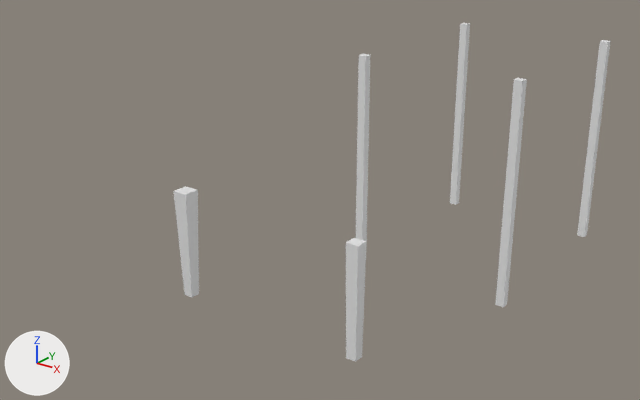
Before and after pictures for a commit that changed the Blender file IslandPrefabs/Pier.blend.
Rendered twice from a camera (50 mm lens) standing at (5.23, -5.05, 3.77) and looking at (0.43, 1.36, 0.6). Arrows for +X, +Y and +Z are at lower left; the lights stay in place.
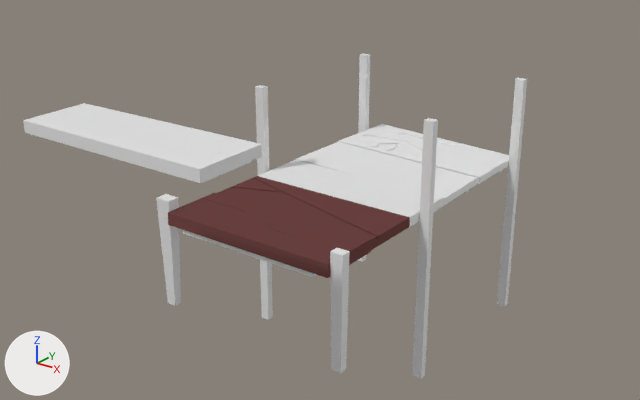
What differs and where, as boxes (x1, y1, x2, y2) in the pictures (640 x 400 px):
'Cube.010', added: after (23, 103, 262, 183)
'Cube.006', added: after (168, 193, 371, 278)
'Cube.003', moved, rescaled (18% narrower, 14% taller): before (495, 78, 527, 307); after (412, 118, 438, 379)
'Cube.007', added: after (218, 176, 410, 250)
'Cube.005', moved: before (577, 40, 611, 237); after (497, 78, 527, 306)
'Cube.009', added: after (258, 160, 444, 227)
'Cube.001', moved, rescaled: before (346, 238, 366, 362); after (330, 248, 350, 373)
'Cube.008', added: after (296, 142, 477, 205)
'Cube.011', added: after (338, 124, 509, 184)
'Cube', moved, rescaled: before (173, 186, 199, 298); after (156, 194, 181, 306)
'Cube.002', moved, rescaled: before (356, 54, 371, 244); after (255, 85, 273, 320)
'Cube.004', moved, rescaled: before (450, 23, 470, 205); after (358, 53, 370, 262)
'Plane', added: after (183, 230, 316, 277)

Patch to the scene script:
```diff
--- a/IslandPrefabs/Pier.blend.py
+++ b/IslandPrefabs/Pier.blend.py
@@ mat_wood @@
+mat_wood = bpy.data.materials.new('Wood')
+mat_wood.use_nodes = True; mat_wood.node_tree.nodes.clear()
+_N = mat_wood.node_tree.nodes; _L = mat_wood.node_tree.links
+n0 = _N.new('ShaderNodeOutputMaterial'); n0.name = 'Material Output'
+n1 = _N.new('ShaderNodeBsdfToon'); n1.name = 'Toon BSDF'
+n1.inputs[0].default_value = (0.21, 0.0789, 0.0745, 1.0)  # 'Color', brown #7e4f4d
+n1.inputs[1].default_value = 0.654  # 'Size'
+n1.inputs[2].default_value = 0.538  # 'Smooth'
+_L.new(n1.outputs[0], n0.inputs[0])  # 'BSDF' to 'Surface'
@@ ob_cube @@
 ob_cube = bpy.data.objects.new('Cube', me_cube_001)
-ob_cube.location = (0.0, 0.0, 0.51)
-ob_cube.scale = (0.0455, 0.0455, -0.504)
+ob_cube.location = (-0.006, -0.212, 0.51)
+ob_cube.scale = (0.0455, 0.0355, -0.504)
@@ ob_cube_001 @@
 ob_cube_001 = bpy.data.objects.new('Cube.001', me_cube_002)
-ob_cube_001.location = (1.789, 0.0, 0.51)
-ob_cube_001.scale = (0.0455, 0.0455, -0.504)
+ob_cube_001.location = (1.792, -0.212, 0.51)
+ob_cube_001.scale = (0.0455, 0.0355, -0.504)
@@ ob_cube_002 @@
 ob_cube_002 = bpy.data.objects.new('Cube.002', me_cube_003)
-ob_cube_002.location = (0.0, 2.73, 0.51)
-ob_cube_002.scale = (0.0455, 0.0455, -1.21)
+ob_cube_002.location = (-0.006, 1.045, 0.51)
+ob_cube_002.scale = (0.0455, 0.0346, -1.21)
@@ ob_cube_003 @@
 ob_cube_003 = bpy.data.objects.new('Cube.003', me_cube_004)
-ob_cube_003.location = (1.789, 2.73, 0.51)
-ob_cube_003.scale = (0.0455, 0.0455, -1.21)
+ob_cube_003.location = (1.792, 1.045, 0.51)
+ob_cube_003.scale = (0.0455, 0.0346, -1.21)
@@ ob_cube_004 @@
 ob_cube_004 = bpy.data.objects.new('Cube.004', me_cube_005)
-ob_cube_004.location = (0.0, 4.972, 0.51)
-ob_cube_004.scale = (0.0455, 0.0455, -1.21)
+ob_cube_004.location = (-0.006, 2.748, 0.51)
+ob_cube_004.scale = (0.0455, 0.0346, -1.21)
@@ ob_cube_005 @@
 ob_cube_005 = bpy.data.objects.new('Cube.005', me_cube_006)
-ob_cube_005.location = (1.789, 4.972, 0.51)
+ob_cube_005.location = (1.792, 2.748, 0.51)
 ob_cube_005.scale = (0.0455, 0.0455, -1.21)
@@ ob_cube_011 @@
+ob_cube_011 = bpy.data.objects.new('Cube.011', me_cube_012)  # 77 vertices, 52 faces; spans x -1.01..1.0, y -1.87..0.87, z -0.89..0.78; modifiers ARRAY
+ob_cube_011.location = (0.895, 2.402, 0.865)
+ob_cube_011.rotation_euler = (3.142, 0.0, -0.0485)  # degrees (180, 0, -2.8)
+ob_cube_011.scale = (0.835, 0.289, -0.0569)
@@ ob_cube_010 @@
+ob_cube_010 = bpy.data.objects.new('Cube.010', me_cube_011)  # 31 vertices, 23 faces; spans x -1.0..1.0, y -1.0..1.0, z -0.8..0.78; modifiers ARRAY
+ob_cube_010.location = (0.895, -1.286, 1.983)
+ob_cube_010.rotation_euler = (3.142, 0.0, 0.0251)  # degrees (180, 0, 1.4)
+ob_cube_010.scale = (0.835, 0.289, -0.0569)
@@ ob_cube_009 @@
+ob_cube_009 = bpy.data.objects.new('Cube.009', me_cube_010)  # 31 vertices, 23 faces; spans x -1.0..1.0, y -1.0..1.0, z -0.8..0.78; in mat_material_001 (white #e7e7e7); modifiers ARRAY
+ob_cube_009.location = (0.902, 1.154, 0.865)
+ob_cube_009.rotation_euler = (3.142, 0.0, 0.0)  # degrees (180, 0, 0)
+ob_cube_009.scale = (0.835, 0.289, -0.0569)
@@ ob_cube_008 @@
+ob_cube_008 = bpy.data.objects.new('Cube.008', me_cube_009)  # 31 vertices, 23 faces; spans x -1.0..1.0, y -1.55..0.87, z -0.89..0.78; modifiers ARRAY
+ob_cube_008.location = (0.895, 1.7, 0.865)
+ob_cube_008.rotation_euler = (3.142, 0.0, -0.0234)  # degrees (180, 0, -1.3)
+ob_cube_008.scale = (0.835, 0.289, -0.0569)
@@ ob_cube_007 @@
+ob_cube_007 = bpy.data.objects.new('Cube.007', me_cube_008)  # 24 vertices, 18 faces; spans x -1.0..1.0, y -1.0..1.0, z -0.78..0.78; modifiers ARRAY
+ob_cube_007.location = (0.902, 0.577, 0.865)
+ob_cube_007.scale = (0.835, 0.289, -0.0569)
@@ ob_cube_006 @@
+ob_cube_006 = bpy.data.objects.new('Cube.006', me_cube_007)  # 34 vertices, 22 faces; spans x -1.0..1.0, y -1.0..1.0, z -1.0..1.0; modifiers ARRAY
+ob_cube_006.location = (0.902, 0.0, 0.865)
+ob_cube_006.scale = (0.835, 0.289, -0.0569)
@@ ob_plane @@
+ob_plane = bpy.data.objects.new('Plane', me_plane)  # a box spanning x -4.67..4.67, y -2.52..2.52, z -0.03..0.03
+ob_plane.location = (0.901, 1.337, 0.789)
+ob_plane.scale = (0.146, 0.637, 1.0)
```
